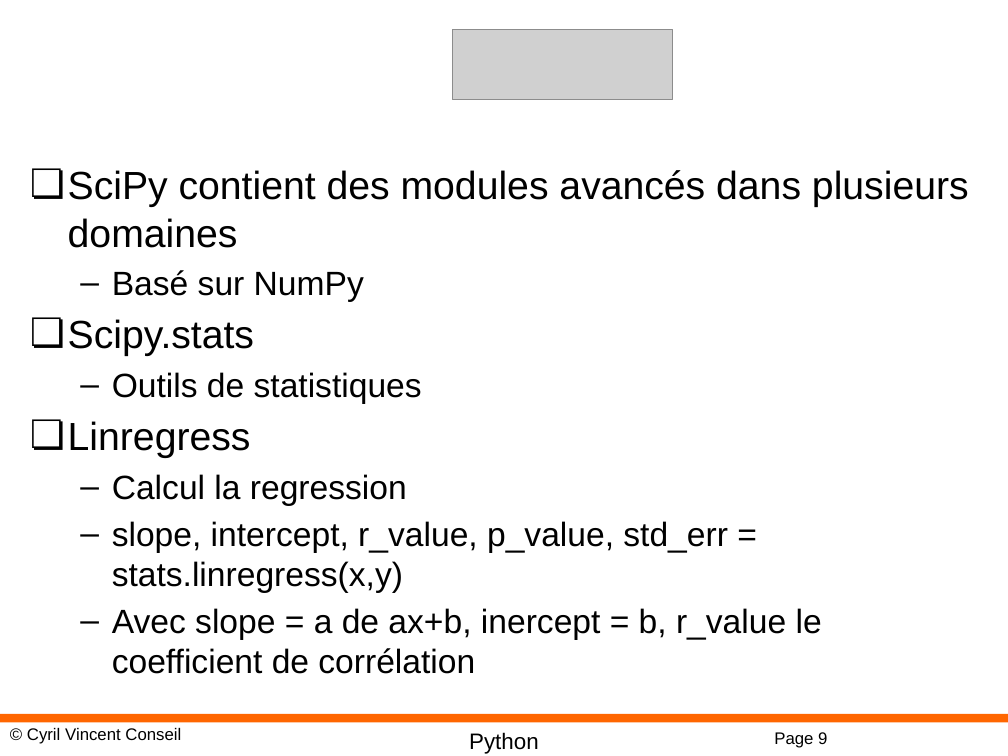
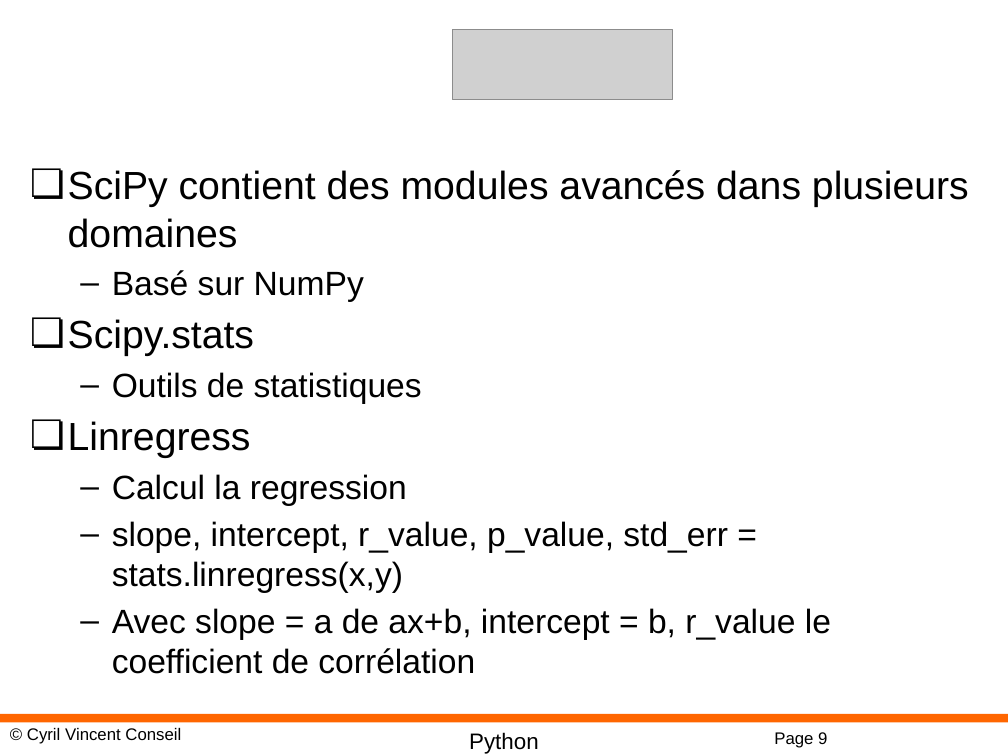
Before and after one commit to cyrilvincent/ML, a slide deck: slide 9 of PPT/MachineLearning07-Numpy.pptx. Drawn at 1008x756 pixels with LibreOffice and Linux fonts; fonts in the diff are those of the drawing; grey boxes stand for pictures; background and template pictures are left out. Boxes give left, top, right and bottom in pixels: in the first picture for what was removed or moved away, otherwise in the second. Text is boxed around its words. In the diff, an @@ line names an element or a change of style, - is before the commit and + after.

```diff
--- a/PPT/MachineLearning07-Numpy.pptx
+++ b/PPT/MachineLearning07-Numpy.pptx
@@ text at [112,608,831,674]: text changed @@
-  – Avec slope = a de ax+b, inercept = b, r_value le coefficient de corrélation
+  – Avec slope = a de ax+b, intercept = b, r_value le coefficient de corrélation
```
Also in this commit, not shown: 5 other files.
